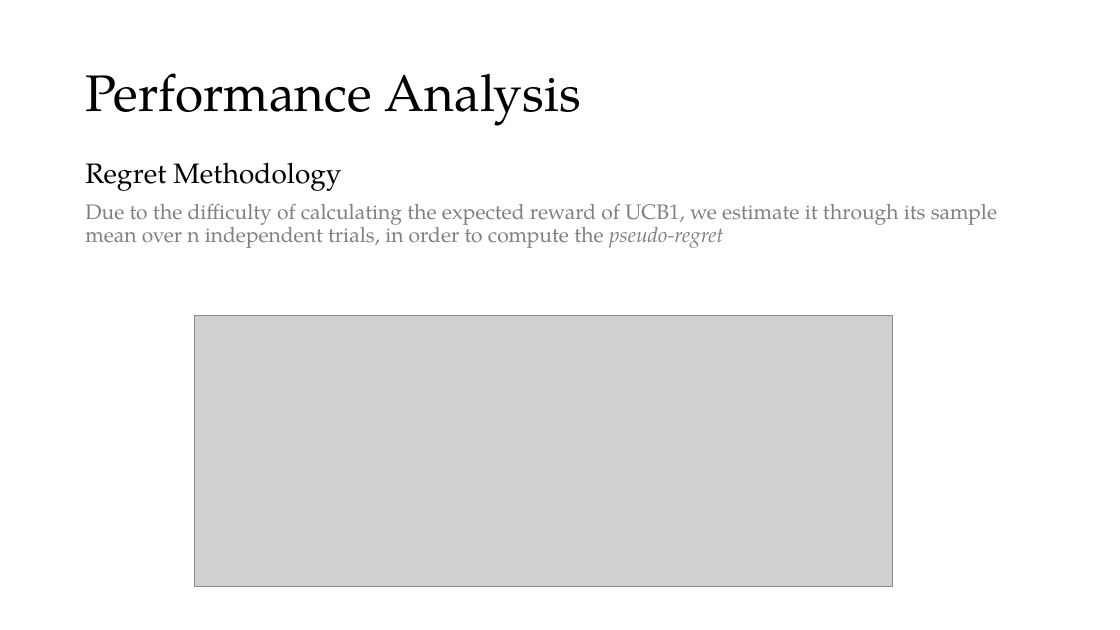
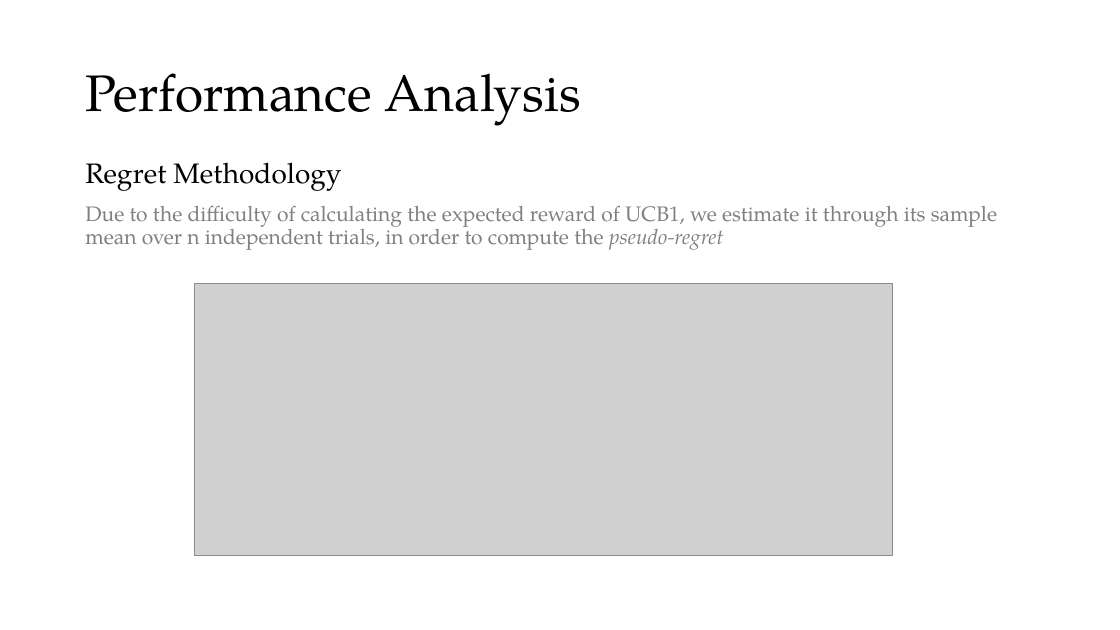
Before and after one commit to peetceenatoo/online-learning, a slide deck: slide 8 of Slides.pptx. Drawn at 1120x630 pixels with LibreOffice and Linux fonts; fonts in the diff are those of the drawing; grey boxes stand for pictures. Boxes give left, top, right and bottom in pixels: in the first picture for what was removed or moved away, otherwise in the second. Text is boxed around its words. In the diff, an @@ line names an element or a change of style, - is before the commit and + after.

```diff
--- a/Slides.pptx
+++ b/Slides.pptx
@@ text "Regret Methodology" at [85, 162, 997, 250]: more space between paragraphs; less space between paragraphs @@
@@ picture: place and size @@
-picture at [195, 315, 892, 586]
+picture at [195, 284, 892, 555]
```
Also in this commit, not shown: 7 other slides changed, 8 slides added, 2 slides removed, 1 other file.
